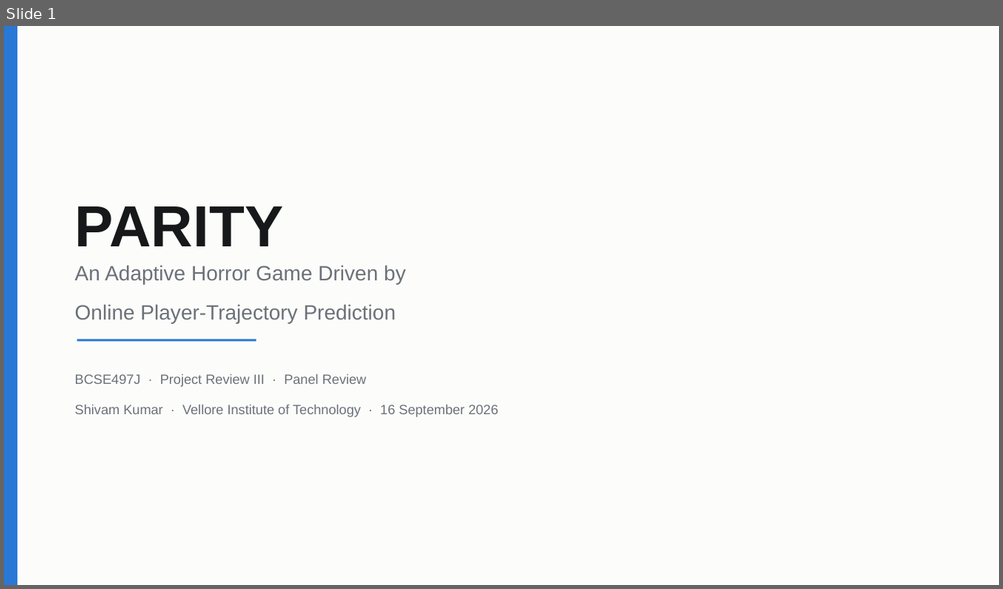
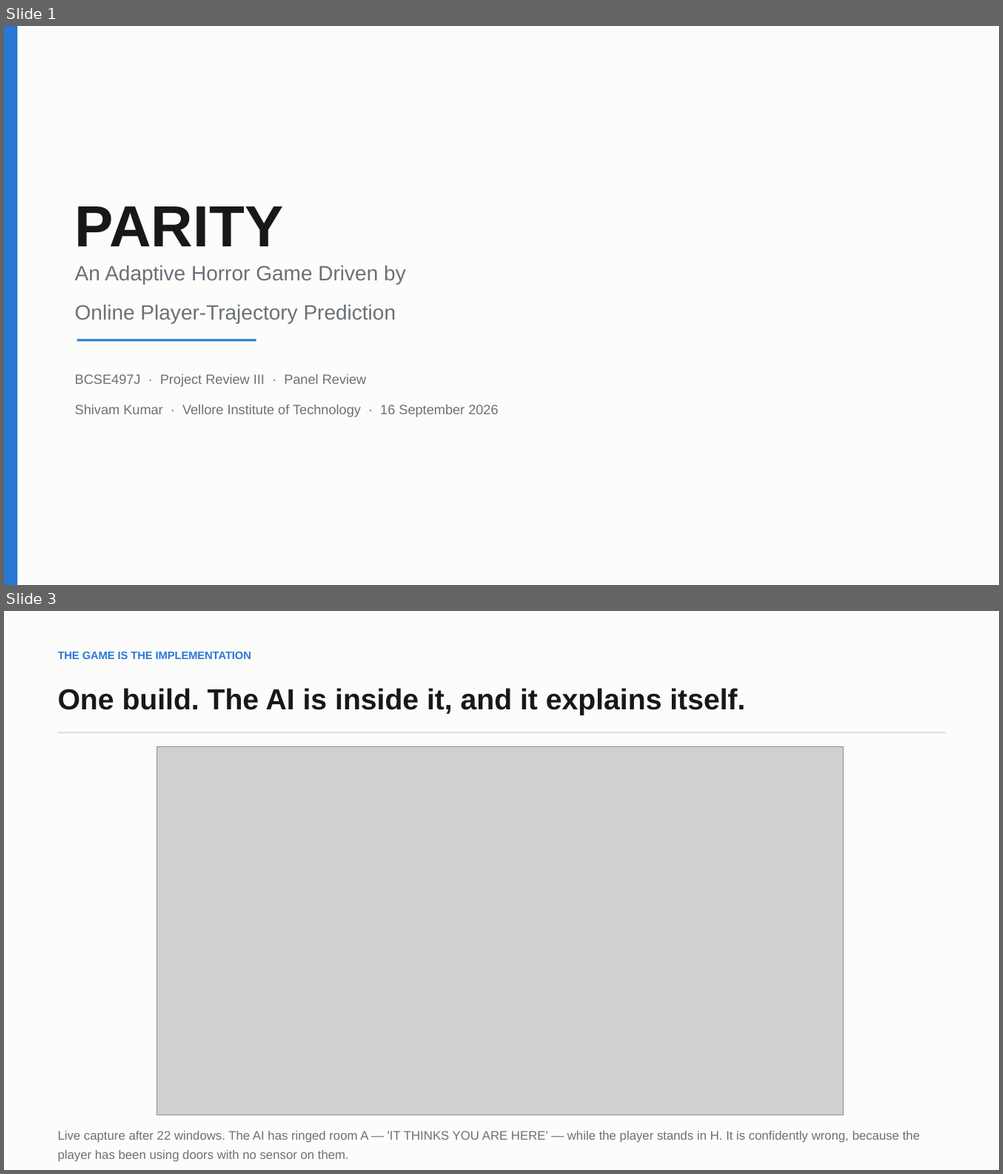
Before and after one commit to Sh1v4mKum4r/parity, a slide deck: docs/PARITY-review3-deck.pptx. Shown one above the other, each under a label of ours: slide 1 before the commit, slides 1 and 3 after it; the slides between them are not shown. The pictures are 1003x589 and 1003x1174 pixels, drawn with LibreOffice and Linux fonts; fonts in the diff are those of the drawing; grey boxes stand for pictures. Boxes give left, top, right and bottom in pixels: in the first picture for what was removed or moved away, otherwise in the second. Text is boxed around its words. In the diff, an @@ line names an element or a change of style, - is before the commit and + after.

```diff
--- a/docs/PARITY-review3-deck.pptx
+++ b/docs/PARITY-review3-deck.pptx
@@ slide 3 added at [4,611,999,1170], background #FCFCFB @@
@@ text added at [58,651,251,659], 10.5 pt, text #2A78D6, bold @@
+THE GAME IS THE IMPLEMENTATION
@@ text added at [58,688,745,715], 28 pt, text #16181A, bold @@
+One build. The AI is inside it, and it explains itself.
@@ rectangle added at [58,732,945,733], fill #D8DCE0 @@
@@ picture added at [157,747,843,1116] @@
@@ text added at [58,1131,919,1162], 12 pt, text #6B7178 @@
+Live capture after 22 windows. The AI has ringed room A — 'IT THINKS YOU ARE HERE' — while the player stands in H. It is confidently wrong, because the player has been using doors with no sensor on them.
```
Also in this commit, not shown: 3 slides changed, 1 other slide added, 8 other files.
